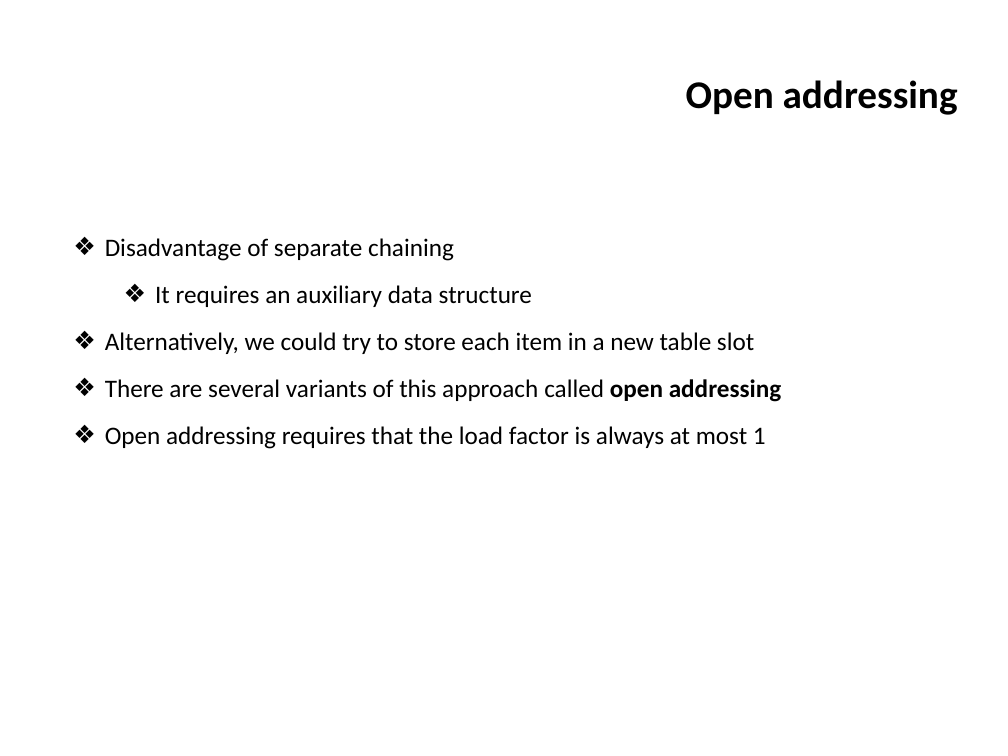
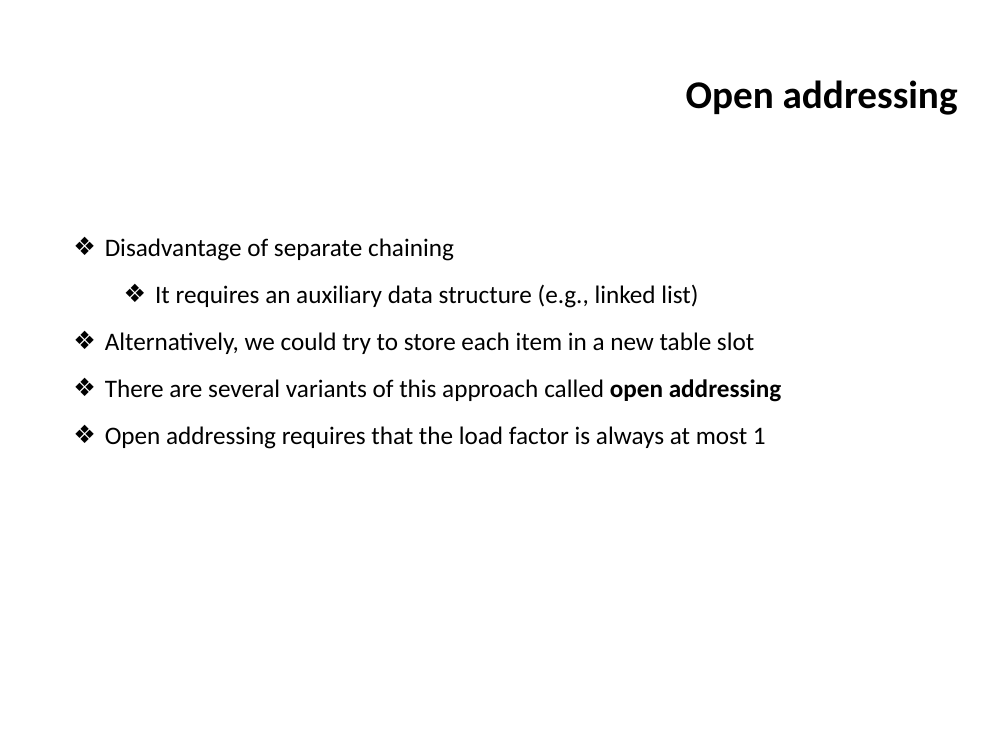
Before and after one commit to ifromm/dsa, a slide deck: slide 33 of slides/unit_5_hashtables.pptx. Drawn at 1008x756 pixels with LibreOffice and Linux fonts; fonts in the diff are those of the drawing; background and template pictures are left out. Boxes give left, top, right and bottom in pixels: in the first picture for what was removed or moved away, otherwise in the second. Text is boxed around its words. In the diff, an @@ line names an element or a change of style, - is before the commit and + after.

Commit message:
Update

```diff
--- a/slides/unit_5_hashtables.pptx
+++ b/slides/unit_5_hashtables.pptx
@@ text at (155, 284, 698, 308): text changed @@
-  ❖ It requires an auxiliary data structure
+  ❖ It requires an auxiliary data structure (e.g., linked list)
```
Also in this commit, not shown: 5 other slides changed.
